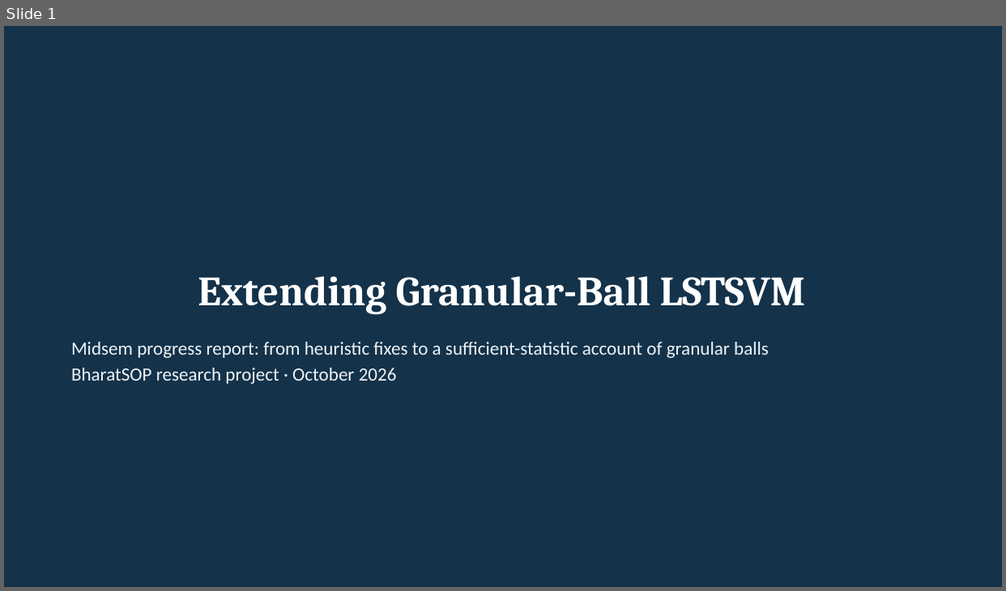
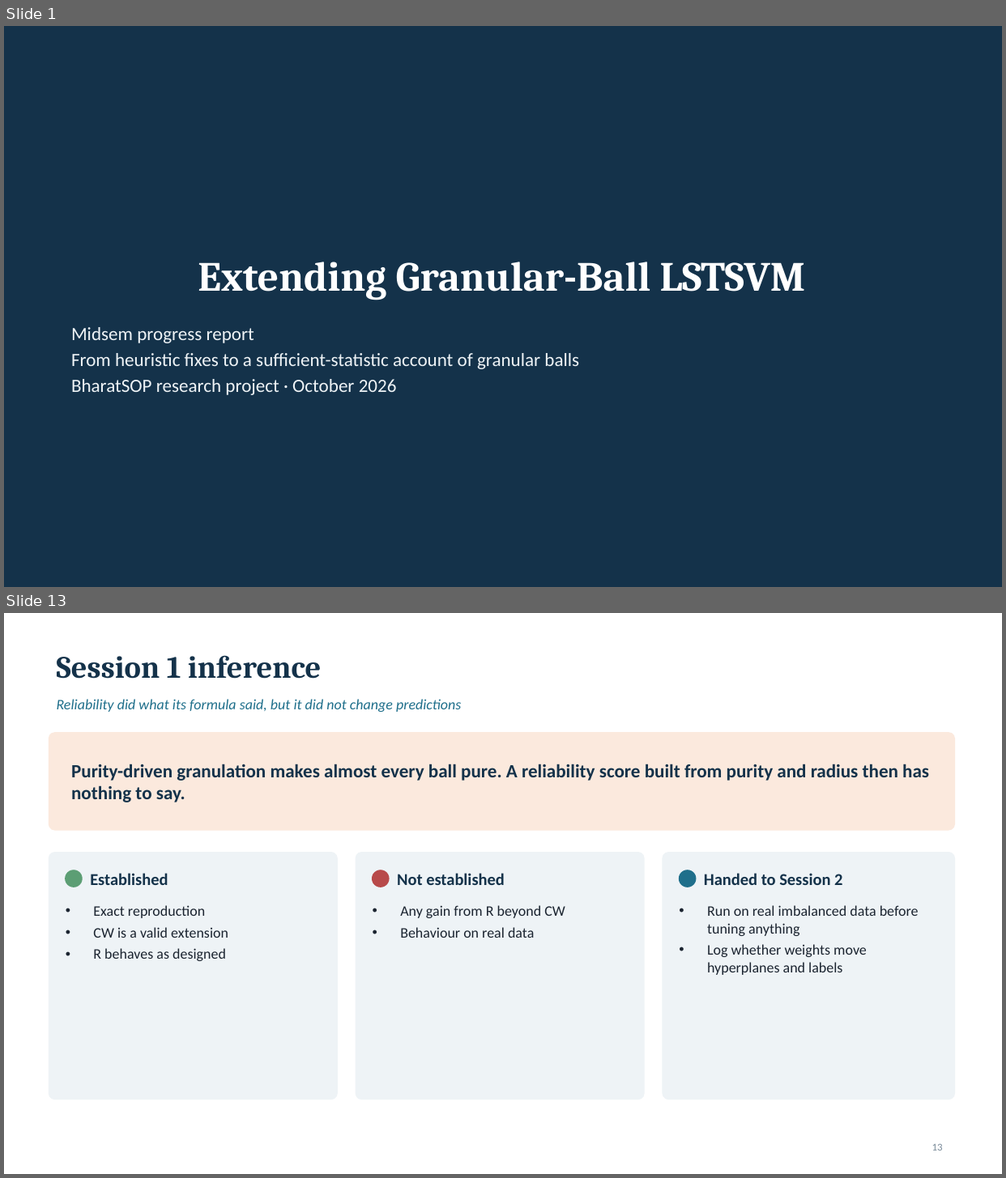
Before and after one commit to Toast24/GBLSTSVM-Ex, a slide deck: docs/midsem/GBLSTSVM_Midsem_Progress.pptx. Shown one above the other, each under a label of ours: slide 1 before the commit, slides 1 and 13 after it; the slides between them are not shown. The pictures are 1006x591 and 1006x1178 pixels, drawn with LibreOffice and Linux fonts; fonts in the diff are those of the drawing. Boxes give left, top, right and bottom in pixels: in the first picture for what was removed or moved away, otherwise in the second. Text is boxed around its words. In the diff, an @@ line names an element or a change of style, - is before the commit and + after.

```diff
--- a/docs/midsem/GBLSTSVM_Midsem_Progress.pptx
+++ b/docs/midsem/GBLSTSVM_Midsem_Progress.pptx
@@ slide 13 added at [4,613,1002,1174], background #FFFFFF @@
@@ title added at [57,655,321,679], 30 pt, text #14324A, bold @@
+Session 1 inference
@@ text added at [57,699,461,712], 14 pt, text #1F6F8B, italic @@
+Reliability did what its formula said, but it did not change predictions
@@ rounded rectangle added at [49,733,955,830], fill #FBE9DD, outline #FBE9DD 1 pt @@
@@ text added at [71,764,929,803], 18 pt, text #14324A, bold @@
+Purity-driven granulation makes almost every ball pure. A reliability score built from purity and radius then has nothing to say.
@@ rounded rectangle added at [49,853,337,1100], fill #EEF3F6, outline #EEF3F6 1 pt @@
@@ rounded rectangle added at [356,853,644,1100], fill #EEF3F6, outline #EEF3F6 1 pt @@
@@ rounded rectangle added at [663,853,955,1100], fill #EEF3F6, outline #EEF3F6 1 pt @@
@@ ellipse added at [66,871,82,887], fill #5C9E74, outline #5C9E74 1 pt @@
@@ text added at [90,873,168,885], 16 pt, text #14324A, bold @@
+Established
@@ ellipse added at [373,871,389,887], fill #B84A4A, outline #B84A4A 1 pt @@
@@ text added at [397,873,505,885], 16 pt, text #14324A, bold @@
+Not established
@@ ellipse added at [680,871,696,887], fill #1F6F8B, outline #1F6F8B 1 pt @@
@@ text added at [704,873,842,885], 16 pt, text #14324A, bold @@
+Handed to Session 2
@@ text added at [93,905,228,961], 14 pt, text #1B2430 @@
+• Exact reproduction
+• CW is a valid extension
+• R behaves as designed
@@ text added at [400,905,565,938], 14 pt, text #1B2430 @@
+• Any gain from R beyond CW
+• Behaviour on real data
@@ text added at [707,905,918,975], 14 pt, text #1B2430 @@
+• Run on real imbalanced data before tuning anything
+• Log whether weights move hyperplanes and labels
@@ page number added at [932,1144,943,1151], 10 pt, text #7A8B99 @@
+13
@@ slide 1 changed as well @@
@@ title "Extending Granular-Ball LSTSVM": place and size @@
-title "Extending Granular-Ball LSTSVM" at [198,276,806,315]
+title "Extending Granular-Ball LSTSVM" at [198,262,806,300]
@@ text "Midsem progress report": place and size @@
-text "Midsem progress report" at [71,342,769,384]
+text "Midsem progress report" at [71,327,579,395]
@@ text at [71,327,579,369]: text changed @@
-Midsem progress report: from heuristic fixes to a sufficient-statistic account of granular balls
+Midsem progress report
+From heuristic fixes to a sufficient-statistic account of granular balls
```
Also in this commit, not shown: 7 other slides changed, 43 other slides added, 6 slides removed, 49 other files.
